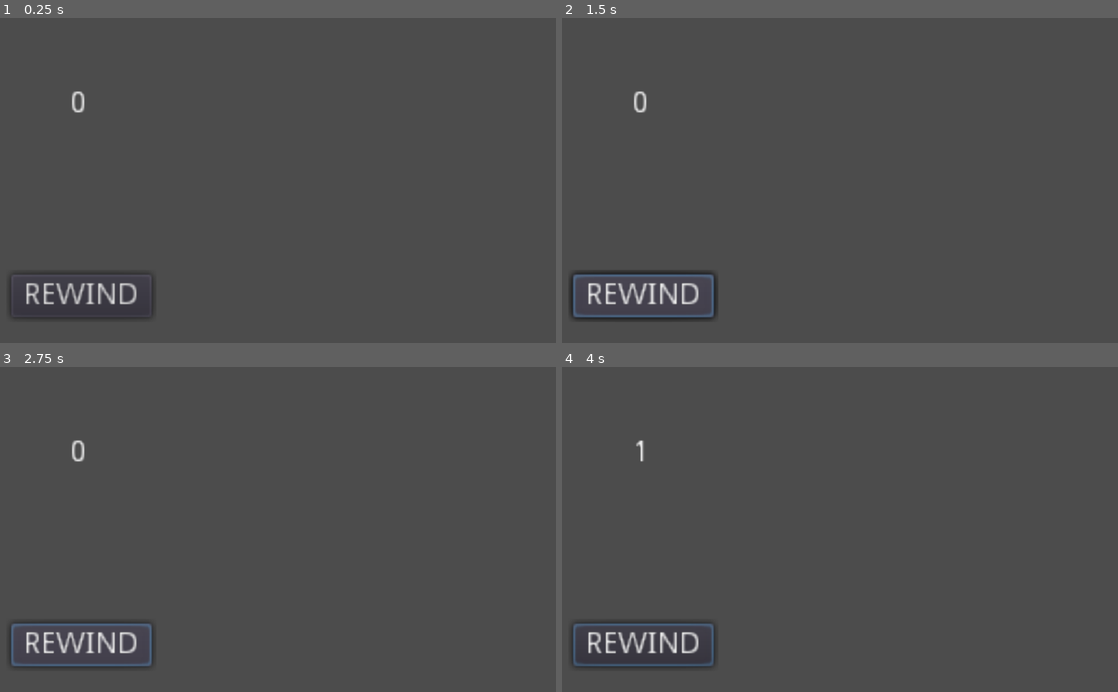
Above: before the commit, frames 1-4 (two rows, left to right).
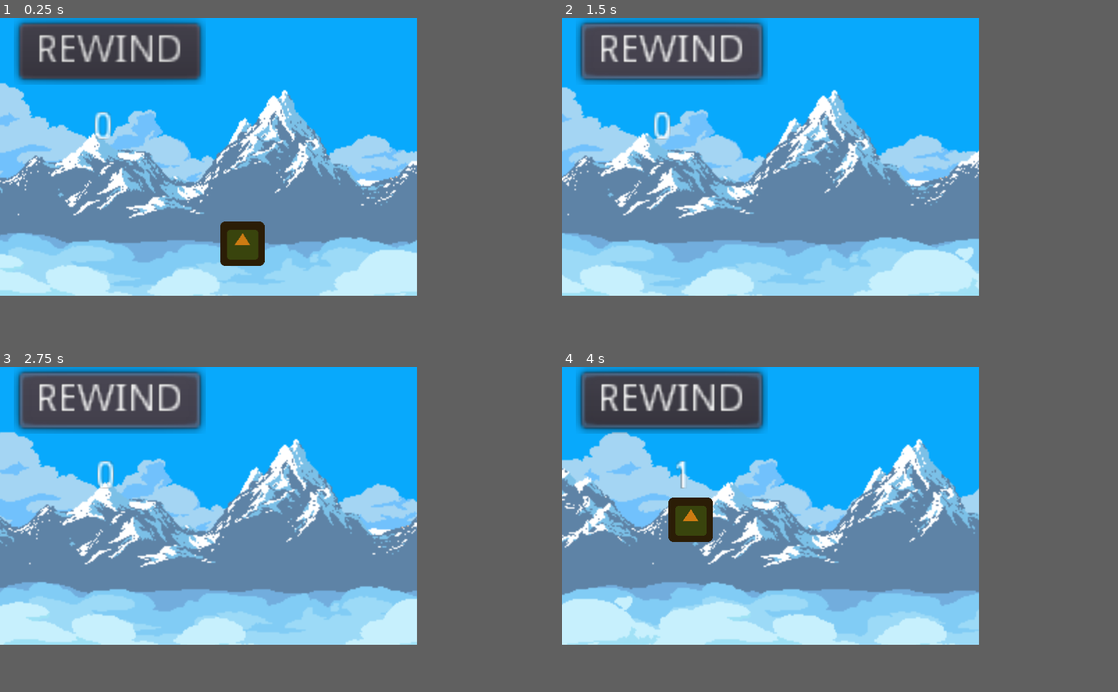
Above: after the commit, the same moments.

Repository: ktosox/Rewind
Game: Godot game, scene res://Node2D.tscn
The game is run twice, just before and just after one commit, with the same random seed, the same clock (stepped at 60 frames per second) and the same inputs. The project has no main scene, so this scene is started directly. The engine's default icon, where the game draws it, is replaced by a stand-in: a white triangle on a blue panel in a dark square.
Inputs (mouse positions are in pixels of both pictures, inside the frame that each line leads up to):
- Up to frame 1 (0.25 s): no input
- Up to frame 2 (1.5 s): click "REWIND" at 0.5 s; click "REWIND" at 1.25 s
- Up to frame 3 (2.75 s): click "REWIND" at 2 s
- Up to frame 4 (4 s): move the mouse to (962, 513) at 2.77 s; click (962, 513) at 2.85 s; move the mouse to (728, 545) at 3.52 s; click (728, 545) at 3.6 s
The window is 800x468 before the commit and 600x400 after it. Grey fills any space a smaller window leaves; there, only what the larger window draws over its background counts as a difference.

The runs differ from the first frame. In frame 1, 60% of the frame differs, in the area x 0-75%, y 0-93%; in frame 2, 61%; in frame 3, 61%; in frame 4, 61%.

Commit message:
a working rewind showcase is made

Diff:
--- a/Game/Node2D.gd
+++ b/Game/Node2D.gd
@@ -6,35 +6,40 @@
 # var b = "text"
 
 var screenCaptures = []
-export var maxCaptures = 600
+export var maxCaptures = 300
 # Called when the node enters the scene tree for the first time.
 func _ready():
 	pass # Replace with function body.
 
+func _input(event):
+	if(event.is_action("LMB") ) :
+		$icon.global_position = get_global_mouse_position()
+		pass
 
 # Called every frame. 'delta' is the elapsed time since the previous frame.
-#func _process(delta):
-#	pass
+func _process(delta):
+	$Camera2D.position.x-=delta*16
+	pass
 func show_past():
-	$ReplayScreen.visible = true
+	$CanvasLayer/ReplayScreen.visible = true
 	if(screenCaptures.size()>0):
 		var tex = ImageTexture.new()
 		tex.create_from_image(screenCaptures.pop_back())
 
-		$ReplayScreen.texture = tex
+		$CanvasLayer/ReplayScreen.texture = tex
 	else:
-		$ReplayScreen.visible = false
+		$CanvasLayer/ReplayScreen.visible = false
 		$AnimationPlayer.stop()
 		$Timer.start()
 		$Timer2.start()
-
+		$Camera2D.position.x = 0
+		$Label.text = "0"
 	pass
 
 
 func _on_Button_pressed():
 	$Timer.stop()
 	$Timer2.stop()
-
 	$AnimationPlayer.play("rewind")
 	pass # Replace with function body.
 
@@ -44,7 +49,7 @@
 	screen.flip_y()
 	screenCaptures.append(screen)
 	if(screenCaptures.size()>maxCaptures):
-		screenCaptures.pop_front()
+		_on_Button_pressed()
 	print(screenCaptures.size())
 	pass # Replace with function body.
 
--- a/Game/Node2D.tscn
+++ b/Game/Node2D.tscn
@@ -1,6 +1,13 @@
-[gd_scene load_steps=3 format=2]
+[gd_scene load_steps=10 format=2]
 
+[ext_resource path="res://Layers/sky.png" type="Texture" id=1]
 [ext_resource path="res://Node2D.gd" type="Script" id=2]
+[ext_resource path="res://Layers/clouds_bg.png" type="Texture" id=3]
+[ext_resource path="res://Layers/clouds_mg_3.png" type="Texture" id=4]
+[ext_resource path="res://Layers/glacial_mountains.png" type="Texture" id=5]
+[ext_resource path="res://Layers/clouds_mg_1.png" type="Texture" id=6]
+[ext_resource path="res://Layers/clouds_mg_2.png" type="Texture" id=7]
+[ext_resource path="res://icon.png" type="Texture" id=8]
 
 [sub_resource type="Animation" id=1]
 resource_name = "rewind"
@@ -29,6 +36,27 @@
 "_edit_use_anchors_": false
 }
 
+[node name="CanvasLayer" type="CanvasLayer" parent="."]
+
+[node name="Button" type="Button" parent="CanvasLayer"]
+margin_left = 28.0091
+margin_top = 8.47571
+margin_right = 93.0091
+margin_bottom = 28.4757
+rect_scale = Vector2( 4, 4 )
+text = "REWIND"
+__meta__ = {
+"_edit_use_anchors_": false
+}
+
+[node name="ReplayScreen" type="TextureRect" parent="CanvasLayer"]
+visible = false
+anchor_right = 1.0
+anchor_bottom = 1.0
+__meta__ = {
+"_edit_use_anchors_": false
+}
+
 [node name="Label" type="Label" parent="."]
 margin_left = 128.195
 margin_top = 131.373
@@ -37,31 +65,76 @@
 rect_scale = Vector2( 4, 4 )
 text = "0"
 
-[node name="ReplayScreen" type="TextureRect" parent="."]
-anchor_right = 1.0
-anchor_bottom = 1.0
-__meta__ = {
-"_edit_use_anchors_": false
-}
-
-[node name="Button" type="Button" parent="."]
-margin_left = 20.0
-margin_top = 473.0
-margin_right = 85.0
-margin_bottom = 493.0
-rect_scale = Vector2( 4, 4 )
-text = "REWIND"
-
 [node name="Timer" type="Timer" parent="."]
-wait_time = 0.05
+wait_time = 0.08
 autostart = true
 
 [node name="AnimationPlayer" type="AnimationPlayer" parent="."]
-playback_speed = 6.0
+playback_speed = 8.0
 anims/rewind = SubResource( 1 )
 
 [node name="Timer2" type="Timer" parent="."]
 autostart = true
-[connection signal="pressed" from="Button" to="." method="_on_Button_pressed"]
+
+[node name="ParallaxBackground" type="ParallaxBackground" parent="."]
+scale = Vector2( 2, 2 )
+transform = Transform2D( 2, 0, 0, 2, 0, 0 )
+
+[node name="5" type="ParallaxLayer" parent="ParallaxBackground"]
+motion_mirroring = Vector2( 384, 0 )
+
+[node name="sky" type="Sprite" parent="ParallaxBackground/5"]
+texture = ExtResource( 1 )
+centered = false
+
+[node name="4" type="ParallaxLayer" parent="ParallaxBackground"]
+motion_scale = Vector2( 1.8, 1.8 )
+motion_mirroring = Vector2( 384, 0 )
+
+[node name="clouds_bg" type="Sprite" parent="ParallaxBackground/4"]
+texture = ExtResource( 3 )
+centered = false
+
+[node name="3" type="ParallaxLayer" parent="ParallaxBackground"]
+motion_scale = Vector2( 2.2, 2.2 )
+motion_mirroring = Vector2( 384, 0 )
+
+[node name="glacial_mountains" type="Sprite" parent="ParallaxBackground/3"]
+texture = ExtResource( 5 )
+centered = false
+
+[node name="2" type="ParallaxLayer" parent="ParallaxBackground"]
+motion_scale = Vector2( 2.8, 2.8 )
+motion_mirroring = Vector2( 384, 0 )
+
+[node name="clouds_mg_3" type="Sprite" parent="ParallaxBackground/2"]
+texture = ExtResource( 4 )
+centered = false
+
+[node name="1" type="ParallaxLayer" parent="ParallaxBackground"]
+motion_scale = Vector2( 4, 4 )
+motion_mirroring = Vector2( 384, 0 )
+
+[node name="clouds_mg_2" type="Sprite" parent="ParallaxBackground/1"]
+texture = ExtResource( 7 )
+centered = false
+
+[node name="0" type="ParallaxLayer" parent="ParallaxBackground"]
+motion_scale = Vector2( 5, 5 )
+motion_mirroring = Vector2( 384, 0 )
+
+[node name="clouds_mg_1" type="Sprite" parent="ParallaxBackground/0"]
+texture = ExtResource( 6 )
+centered = false
+
+[node name="Camera2D" type="Camera2D" parent="."]
+anchor_mode = 0
+current = true
+
+[node name="icon" type="Sprite" parent="."]
+modulate = Color( 0.8, 0.482353, 0.0705882, 1 )
+position = Vector2( 344.68, 325.096 )
+texture = ExtResource( 8 )
+[connection signal="pressed" from="CanvasLayer/Button" to="." method="_on_Button_pressed"]
 [connection signal="timeout" from="Timer" to="." method="_on_Timer_timeout"]
 [connection signal="timeout" from="Timer2" to="." method="_on_Timer2_timeout"]
--- a/Game/project.godot
+++ b/Game/project.godot
@@ -18,6 +18,19 @@
 config/name="Game"
 config/icon="res://icon.png"
 
+[display]
+
+window/size/width=600
+window/size/height=400
+
+[input]
+
+LMB={
+"deadzone": 0.5,
+"events": [ Object(InputEventMouseButton,"resource_local_to_scene":false,"resource_name":"","device":0,"alt":false,"shift":false,"control":false,"meta":false,"command":false,"button_mask":0,"position":Vector2( 0, 0 ),"global_position":Vector2( 0, 0 ),"factor":1.0,"button_index":1,"pressed":false,"doubleclick":false,"script":null)
+ ]
+}
+
 [rendering]
 
 quality/driver/driver_name="GLES2"
Binary file added: Game/Layers/cloud_lonely.png
Not shown, added: Game/Layers/cloud_lonely.png.import
Binary file added: Game/Layers/clouds_bg.png
Not shown, added: Game/Layers/clouds_bg.png.import
Binary file added: Game/Layers/clouds_mg_1.png
Not shown, added: Game/Layers/clouds_mg_1.png.import
Binary file added: Game/Layers/clouds_mg_1_lightened.png
Not shown, added: Game/Layers/clouds_mg_1_lightened.png.import
Binary file added: Game/Layers/clouds_mg_2.png
Not shown, added: Game/Layers/clouds_mg_2.png.import
Binary file added: Game/Layers/clouds_mg_3.png
Not shown, added: Game/Layers/clouds_mg_3.png.import
(and 8 more such lines)
